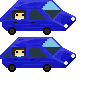
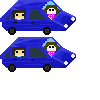
Revision of a layered 100 x 100 image; what changed, layer by layer:
added layer "Layer 9" in group "Group 1 copy" over [44, 42, 59, 57]
added layer "Layer 8" in group "Group 1" over [44, 5, 59, 20]
